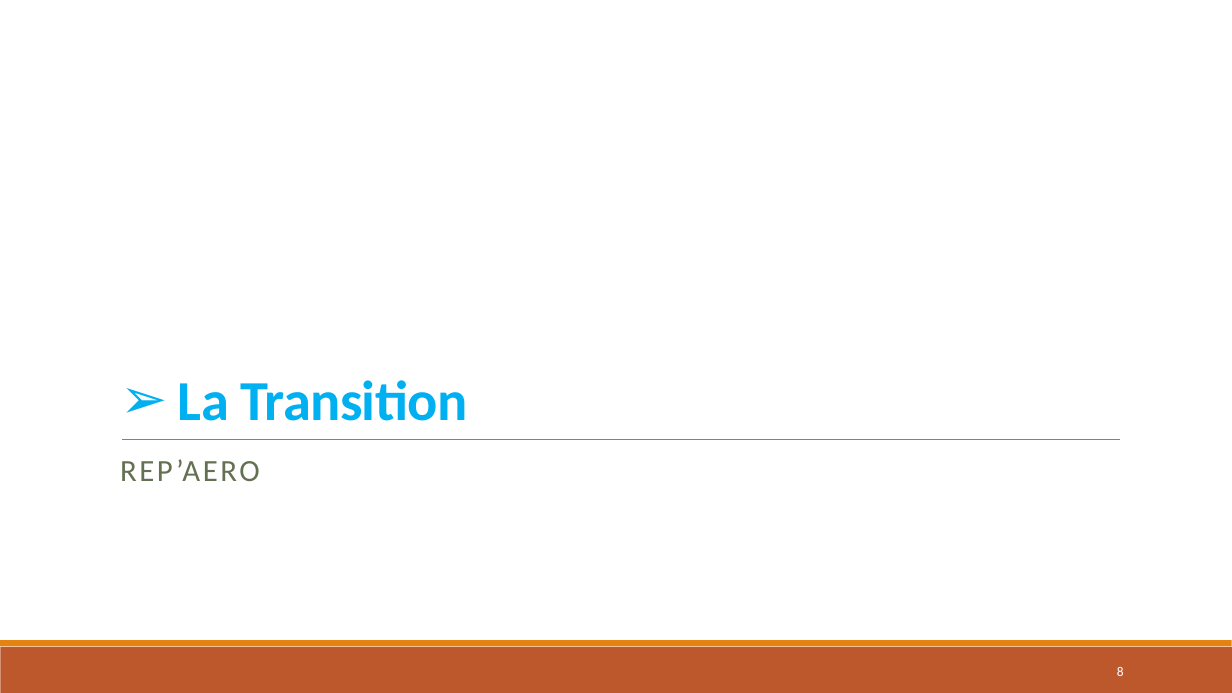
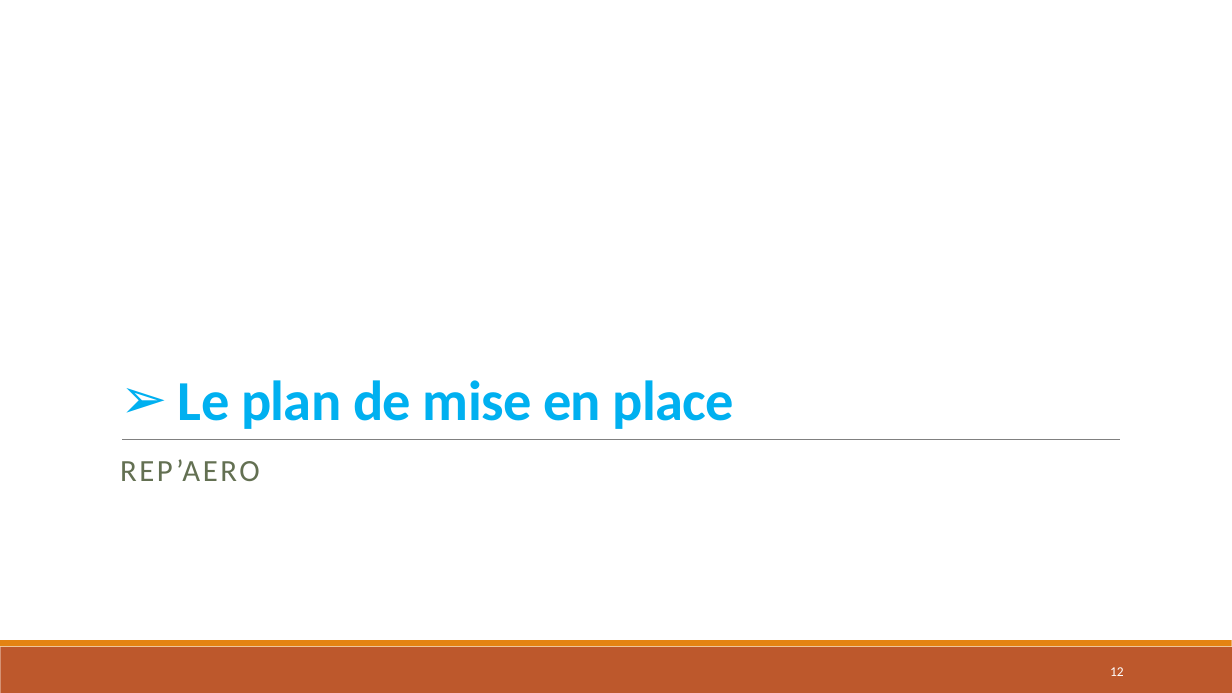
Before and after one commit to wilkill/P7-REP-AERO, a slide deck: slide 12 of Architecture/4 - Présentation/Présentation.pptx (slide 8 before the commit). Drawn at 1232x693 pixels with LibreOffice and Linux fonts; fonts in the diff are those of the drawing. Boxes give left, top, right and bottom in pixels: in the first picture for what was removed or moved away, otherwise in the second. Text is boxed around its words. In the diff, an @@ line names an element or a change of style, - is before the commit and + after.

```diff
--- a/Architecture/4 - Présentation/Présentation.pptx
+++ b/Architecture/4 - Présentation/Présentation.pptx
@@ title at box(178, 380, 735, 429): text changed @@
-➢ La Transition
+➢ Le plan de mise en place
@@ page number at box(1110, 667, 1124, 676): text changed @@
-8
+12
```
Also in this commit, not shown: 2 other slides changed, 9 slides added.
